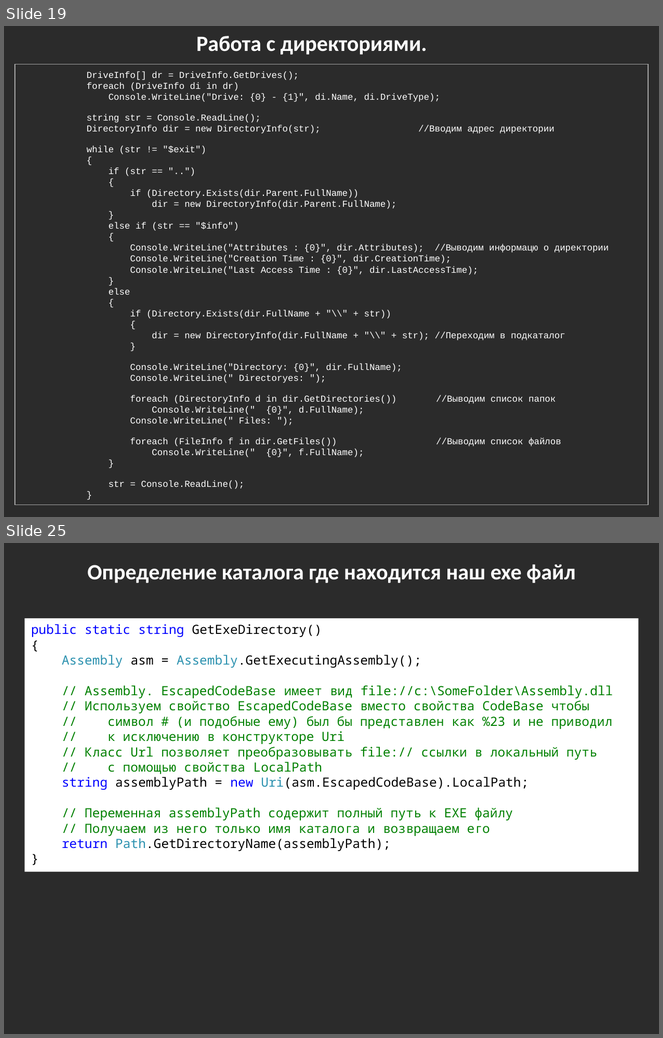
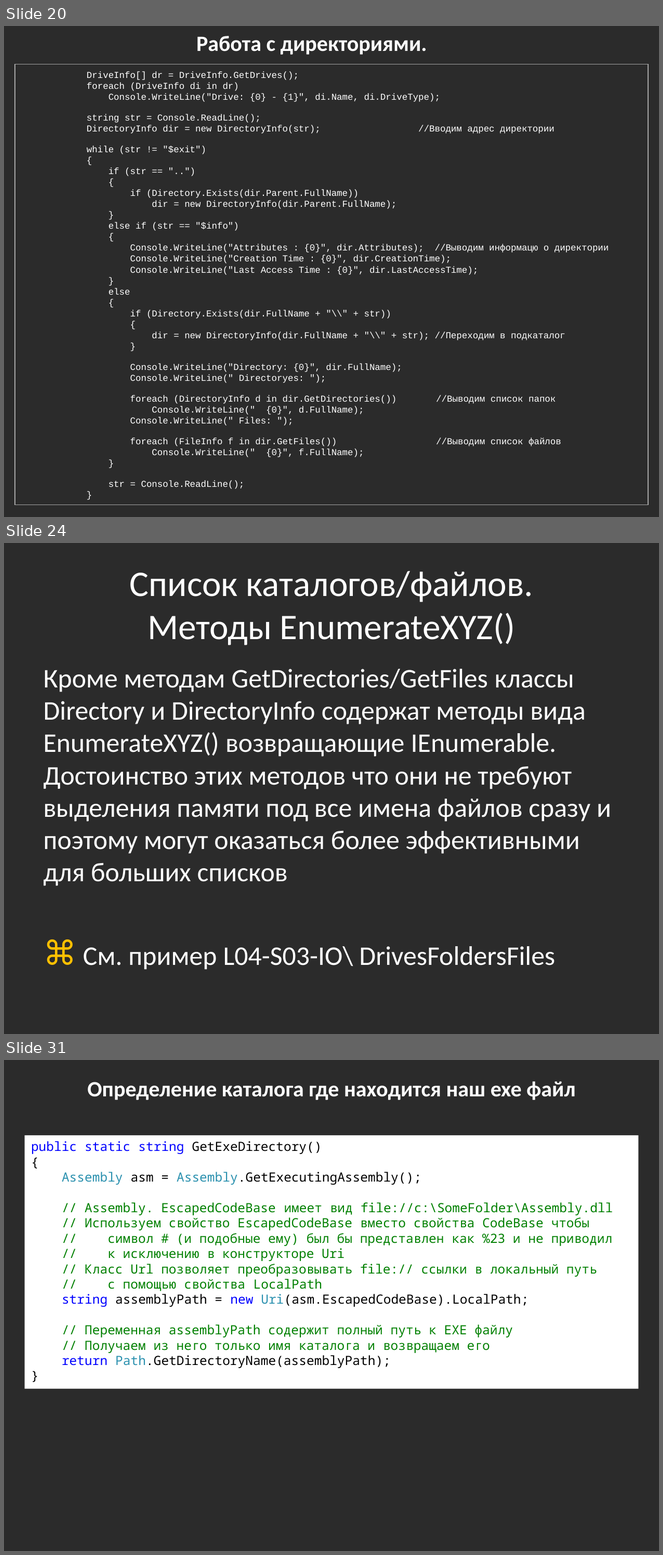
Before and after one commit to bazile/Training, a slide deck: Presentation/lesson-04-io.pptx. Shown one above the other, each under a label of ours: slides 19 and 25 before the commit, slides 20, 24 and 31 after it; the slides between them are not shown. The pictures are 663x1038 and 663x1555 pixels, drawn with LibreOffice and Linux fonts; fonts in the diff are those of the drawing; background and template pictures are left out; a plain dark background stands for a picture behind light text. Boxes give left, top, right and bottom in pixels: in the first picture for what was removed or moved away, otherwise in the second. Text is boxed around its words. In the diff, an @@ line names an element or a change of style, - is before the commit and + after.

```diff
--- a/Presentation/lesson-04-io.pptx
+++ b/Presentation/lesson-04-io.pptx
@@ slide 24 added at bbox=[4, 543, 659, 1034], background picture (left out) @@
@@ title added at bbox=[130, 571, 533, 645], 39.6 pt, text #FFFFFF @@
+Список каталогов/файлов.
+Методы EnumerateXYZ()
@@ text added at bbox=[44, 669, 611, 970], 29.6 pt, text #FFFFFF @@
+Кроме методам GetDirectories/GetFiles классы Directory и DirectoryInfo содержат методы вида EnumerateXYZ() возвращающие IEnumerable. Достоинство этих методов что они не требуют выделения памяти под все имена файлов сразу и поэтому могут оказаться более эффективными для больших списков
+⌘ См. пример L04-S03-IO\ DrivesFoldersFiles
@@ what was slide 19 is now slide 20 @@
@@ what was slide 25 is now slide 31 @@
```
Also in this commit, not shown: 7 slides changed, 5 other slides added, 2 other files.
